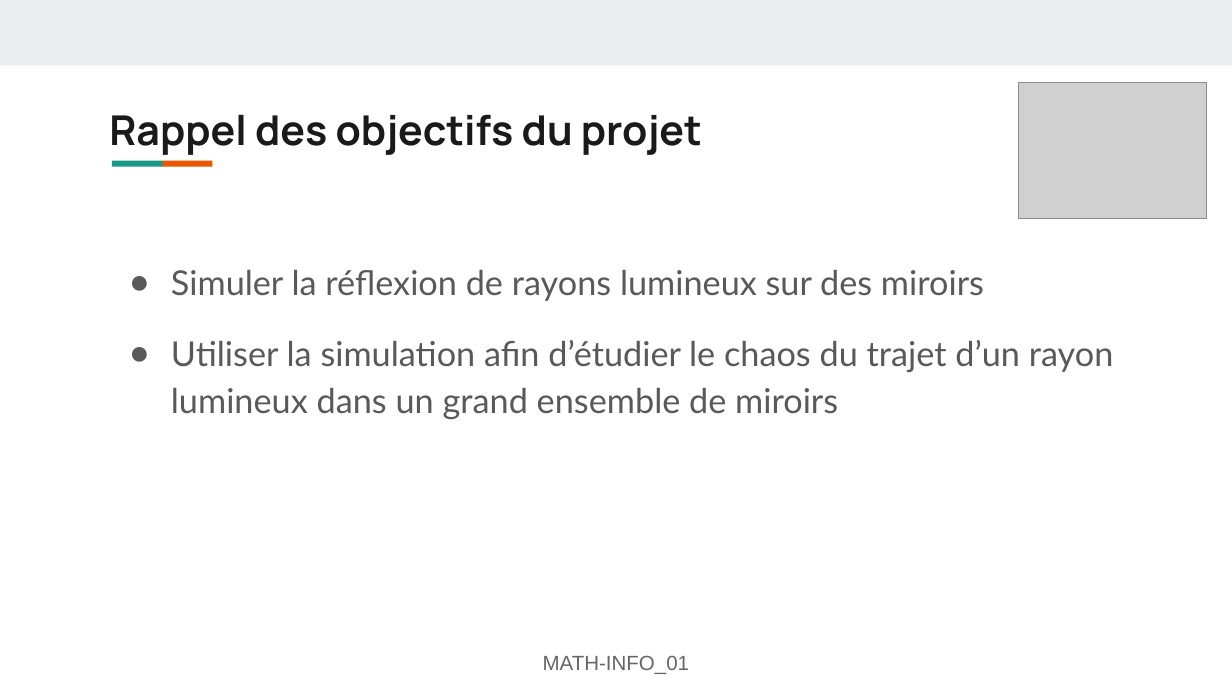
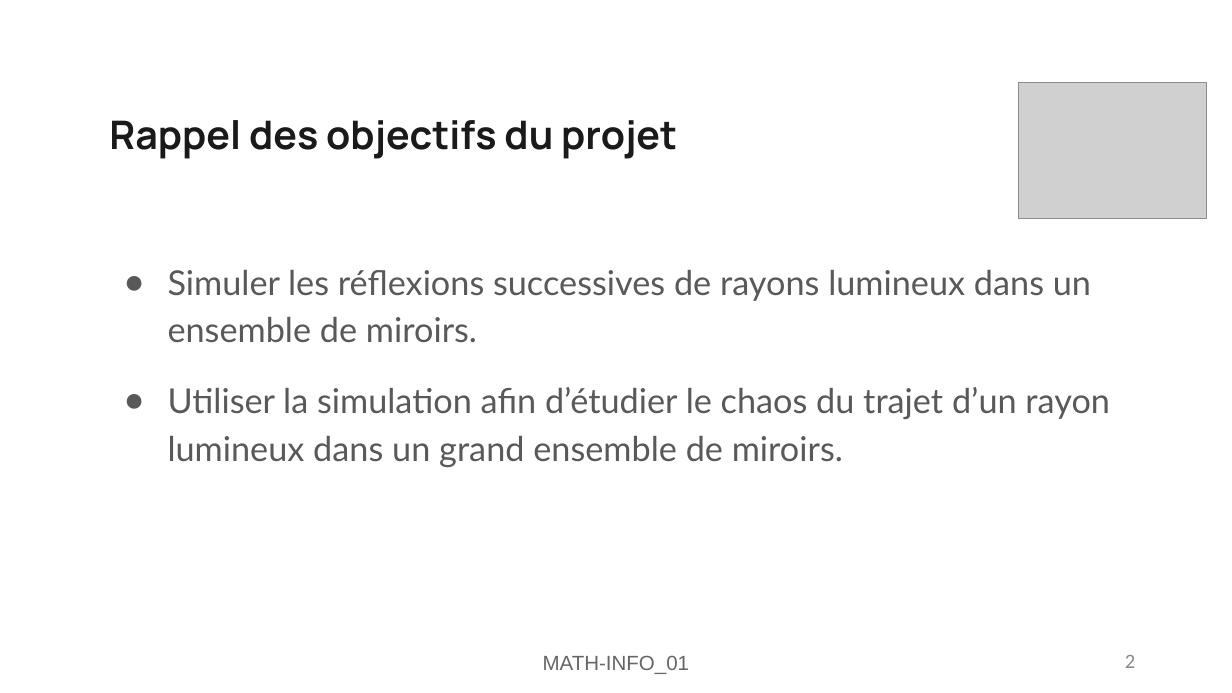
Before and after one commit to FlashOnFire/MirrorVerse, a slide deck: slide 2 of project_managment/pres2/MATH-INFO_01-Présentation-mirror-verse.odp. Drawn at 1232x693 pixels with LibreOffice and Linux fonts; fonts in the diff are those of the drawing; grey boxes stand for pictures. Boxes give left, top, right and bottom in pixels: in the first picture for what was removed or moved away, otherwise in the second. Text is boxed around its words. In the diff, an @@ line names an element or a change of style, - is before the commit and + after.

```diff
--- a/project_managment/pres2/MATH-INFO_01-Présentation-mirror-verse.odp
+++ b/project_managment/pres2/MATH-INFO_01-Présentation-mirror-verse.odp
@@ rectangle removed at (0,0,1232,65) @@
@@ title "Rappel des objectifs du projet" at (109,120,677,159): size 24.1 to 23 pt; line spacing 0.9 to 1 @@
@@ rectangle removed at (112,160,163,166) @@
@@ rectangle removed at (161,160,212,166) @@
@@ text at (168,270,1110,467): text changed @@
-● Simuler la réflexion de rayons lumineux sur des miroirs
-● Utiliser la simulation afin d’étudier le chaos du trajet d’un rayon lumineux dans un grand ensemble de miroirs
+● Simuler les réflexions successives de rayons lumineux dans un ensemble de miroirs.
+● Utiliser la simulation afin d’étudier le chaos du trajet d’un rayon lumineux dans un grand ensemble de miroirs.
@@ page number added at (1125,655,1135,668), 12 pt, text #898989 @@
+2
```
Also in this commit, not shown: 11 other slides changed, 5 other files.
